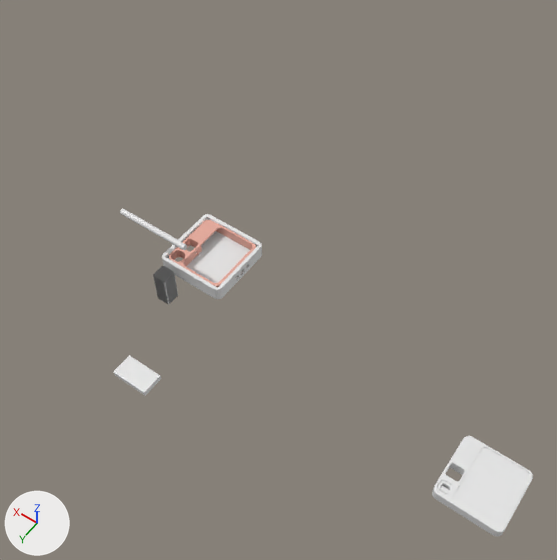
The Blender file rabbit-r1/rabbit-r1-01.blend as it was, and as the next commit left it.
Both versions are drawn from a 50 mm camera at (-403.0, 449.0, 723.0) aimed at (-47.0, -50.0, -61.0). The axes (+X, +Y, +Z) are drawn at lower left. The lights are the same throughout.

In view in the first picture: 'Cube.001', 'Cube.002', 'Cylinder', 'RabbitR1Body', 'casae03', 'fake'.
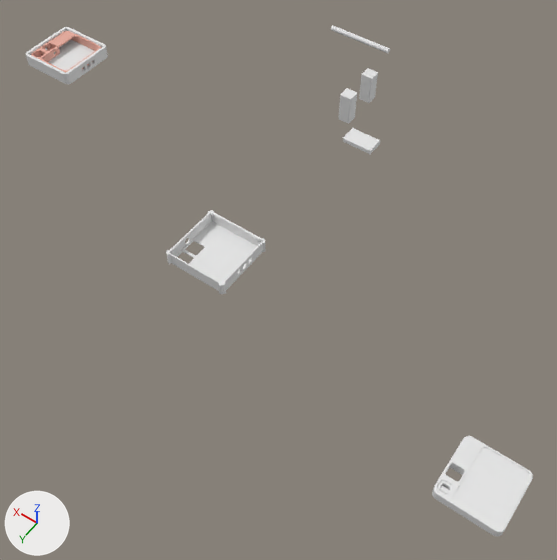
The change, as a list of edits to the scene's bpy script:
```text
Add me_cube_007:
    me_cube_007.from_pydata(...)  # 824 vertices, 647 faces; spans x -1.0..40.4, y -22.7..18.6, z -2.3..3.2
Change ob_fake:
    ob_fake.location: (0.0, 19.0, 15.0) -> (427.0, -164.0, 15.0)
Change ob_cube:
    ob_cube.location: (28.0, 74.0, 2.0) -> (28.0, -325.0, 2.0)
Change ob_cylinder:
    ob_cylinder.location: (65.0, 45.0, 50.0) -> (65.0, -411.0, 50.0)
Change ob_cube_001:
    ob_cube_001.location: (-30.0, 187.0, 7.0) -> (-30.0, -269.0, 7.0)
Change ob_cube_002:
    ob_cube_002.location: (28.0, 74.0, 2.0) -> (28.0, -382.0, 2.0)
Change ob_casae03:
    ob_casae03.location: (-34.0, 14.0, 7.0) -> (393.0, -168.0, 7.0)
Add ob_case05:
    ob_case05 = bpy.data.objects.new('case05', me_cube_007)
    ob_case05.location = (-34.0, 6.0, 7.0)
    ob_case05.scale = (2.14, 2.14, 3.1)
```

Boxes (x1, y1, x2, y2) around the edits, measured in the pictures (557 x 560 px):
'casae03', moved: before (162, 214, 262, 299); after (26, 27, 108, 84)
'case05', added: after (166, 211, 266, 294)
'fake', moved: before (169, 220, 256, 288); after (31, 31, 101, 73)
'Cube.001', moved: before (113, 355, 161, 396); after (343, 128, 380, 154)
'Cube.002', moved: before (153, 266, 178, 305); after (359, 68, 378, 103)
'Cylinder', moved: before (120, 209, 187, 250); after (331, 25, 390, 53)
'Cube', moved (not visible before): after (339, 88, 357, 124)
